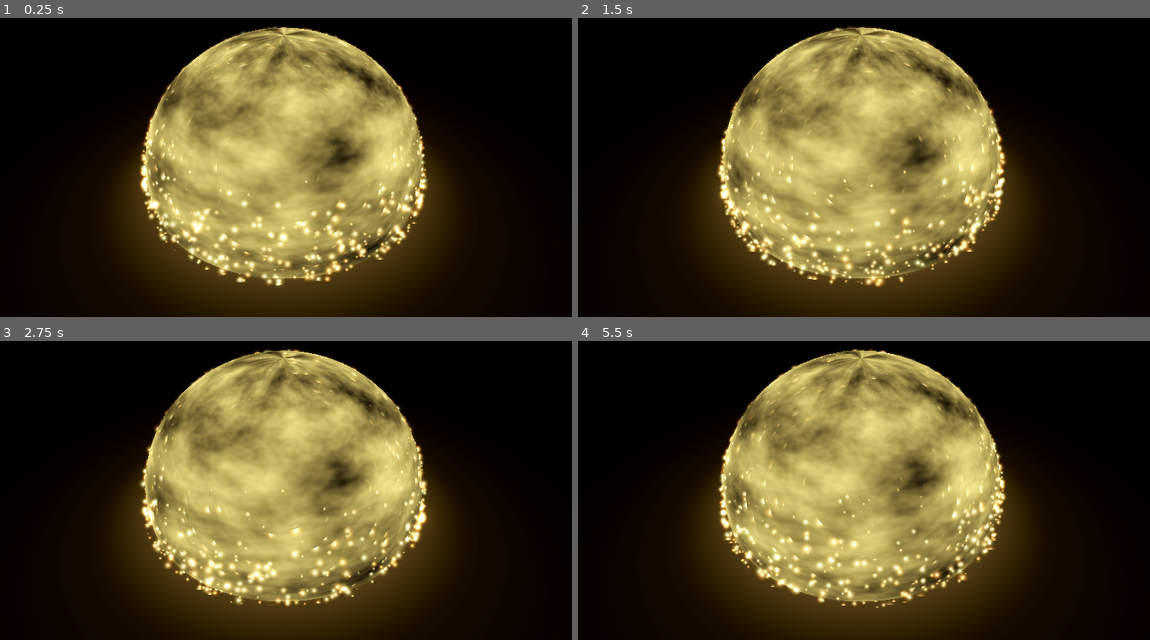
Above: before the commit, frames 1-4 (two rows, left to right).
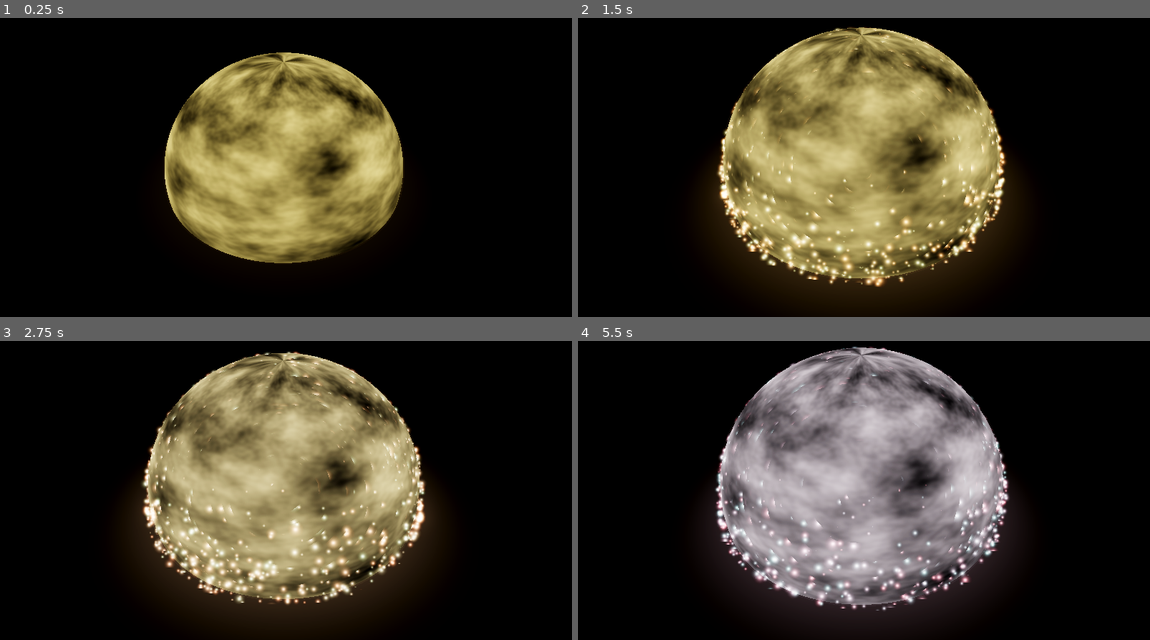
Above: after the commit, the same moments.

Repository: Calinou/godot-vfx-shield
Game: Godot game, scene res://test.tscn
The game is run twice, just before and just after one commit, with the same random seed, the same clock (stepped at 60 frames per second) and the same inputs.
Inputs:
- Up to frame 1 (0.25 s): no input
- Up to frame 2 (1.5 s): no input
- Up to frame 3 (2.75 s): no input
- Up to frame 4 (5.5 s): no input

The runs differ from the first frame. In frame 1, 38% of the frame differs, in the area x 17-82%, y 2-100%; in frame 2, 13%; in frame 3, 28%; in frame 4, 46%, in the area x 18-81%, y 1-100%.

Commit message:
Add shield fade in/out animation

Diff:
--- /dev/null
+++ b/animation_player.gd
@@ -0,0 +1,7 @@
+extends AnimationPlayer
+
+
+func _on_animation_player_animation_finished(anim_name):
+	# Quit when the shield is done displaying.
+	# This is suited for Movie Maker mode, but also for general previewing here.
+	get_tree().quit()
--- a/test.tscn
+++ b/test.tscn
@@ -1,10 +1,12 @@
-[gd_scene load_steps=17 format=3 uid="uid://kabv827ij32l"]
+[gd_scene load_steps=23 format=3 uid="uid://kabv827ij32l"]
 
 [ext_resource type="Texture2D" uid="uid://dobvyqdrh34ay" path="res://addons/Godot-particle-and-vfx-textures/materials/rendered_particles/0002.png" id="1_8pxyj"]
+[ext_resource type="Script" path="res://animation_player.gd" id="2_ajb06"]
 
 [sub_resource type="Environment" id="Environment_cp3fw"]
 background_mode = 1
-tonemap_mode = 2
+tonemap_mode = 3
+tonemap_white = 6.0
 glow_enabled = true
 glow_levels/1 = 1.0
 glow_levels/2 = 1.0
@@ -96,6 +98,196 @@
 section_rings = 8
 curve = SubResource("Curve_eeuce")
 
+[sub_resource type="Gradient" id="Gradient_tadk4"]
+colors = PackedColorArray(0, 0, 0, 1, 0, 0, 0, 0)
+
+[sub_resource type="GradientTexture2D" id="GradientTexture2D_kmspb"]
+gradient = SubResource("Gradient_tadk4")
+fill = 1
+fill_from = Vector2(0.5, 0.5)
+fill_to = Vector2(0.5, 0.02)
+
+[sub_resource type="Animation" id="Animation_dxsoc"]
+length = 0.001
+tracks/0/type = "value"
+tracks/0/imported = false
+tracks/0/enabled = true
+tracks/0/path = NodePath("ShieldSphere:scale")
+tracks/0/interp = 1
+tracks/0/loop_wrap = true
+tracks/0/keys = {
+"times": PackedFloat32Array(0),
+"transitions": PackedFloat32Array(1),
+"update": 0,
+"values": [Vector3(0, 0, 0)]
+}
+tracks/1/type = "value"
+tracks/1/imported = false
+tracks/1/enabled = true
+tracks/1/path = NodePath("ShieldSphere:position")
+tracks/1/interp = 1
+tracks/1/loop_wrap = true
+tracks/1/keys = {
+"times": PackedFloat32Array(0),
+"transitions": PackedFloat32Array(1),
+"update": 0,
+"values": [Vector3(0, -2, 0)]
+}
+tracks/2/type = "value"
+tracks/2/imported = false
+tracks/2/enabled = true
+tracks/2/path = NodePath("ShieldSphere:material_override:next_pass:albedo_color")
+tracks/2/interp = 1
+tracks/2/loop_wrap = true
+tracks/2/keys = {
+"times": PackedFloat32Array(0),
+"transitions": PackedFloat32Array(1),
+"update": 0,
+"values": [Color(1, 0.780392, 0.478431, 0.0392157)]
+}
+tracks/3/type = "value"
+tracks/3/imported = false
+tracks/3/enabled = true
+tracks/3/path = NodePath("ShieldSphere:material_override:albedo_color")
+tracks/3/interp = 1
+tracks/3/loop_wrap = true
+tracks/3/keys = {
+"times": PackedFloat32Array(0),
+"transitions": PackedFloat32Array(1),
+"update": 0,
+"values": [Color(1, 0.898039, 0.486275, 0.12549)]
+}
+tracks/4/type = "value"
+tracks/4/imported = false
+tracks/4/enabled = true
+tracks/4/path = NodePath("ShieldSphere/GPUParticles3D:process_material:color")
+tracks/4/interp = 1
+tracks/4/loop_wrap = true
+tracks/4/keys = {
+"times": PackedFloat32Array(0),
+"transitions": PackedFloat32Array(1),
+"update": 0,
+"values": [Color(1.5, 1.2, 0.8, 1)]
+}
+tracks/5/type = "value"
+tracks/5/imported = false
+tracks/5/enabled = true
+tracks/5/path = NodePath("OmniLight3D:light_color")
+tracks/5/interp = 1
+tracks/5/loop_wrap = true
+tracks/5/keys = {
+"times": PackedFloat32Array(0),
+"transitions": PackedFloat32Array(1),
+"update": 0,
+"values": [Color(1, 0.819608, 0.47451, 1)]
+}
+tracks/6/type = "value"
+tracks/6/imported = false
+tracks/6/enabled = true
+tracks/6/path = NodePath("OmniLight3DFakeIndirect:light_color")
+tracks/6/interp = 1
+tracks/6/loop_wrap = true
+tracks/6/keys = {
+"times": PackedFloat32Array(0),
+"transitions": PackedFloat32Array(1),
+"update": 0,
+"values": [Color(1, 0.764706, 0, 1)]
+}
+
+[sub_resource type="Animation" id="Animation_6v88l"]
+resource_name = "shield"
+length = 12.0
+tracks/0/type = "value"
+tracks/0/imported = false
+tracks/0/enabled = true
+tracks/0/path = NodePath("ShieldSphere:scale")
+tracks/0/interp = 1
+tracks/0/loop_wrap = true
+tracks/0/keys = {
+"times": PackedFloat32Array(0, 2, 3.1, 5.6, 8, 10),
+"transitions": PackedFloat32Array(0.0603711, -2, -2, -2, -2, 0.5),
+"update": 0,
+"values": [Vector3(0.01, 0.01, 0.01), Vector3(1, 1, 1), Vector3(0.98, 0.98, 0.98), Vector3(1.02, 1.02, 1.02), Vector3(1, 1, 1), Vector3(0.8, 0.8, 0.8)]
+}
+tracks/1/type = "value"
+tracks/1/imported = false
+tracks/1/enabled = true
+tracks/1/path = NodePath("ShieldSphere:position")
+tracks/1/interp = 1
+tracks/1/loop_wrap = true
+tracks/1/keys = {
+"times": PackedFloat32Array(0, 2, 8, 10),
+"transitions": PackedFloat32Array(0.0603712, -2, -2, 0.5),
+"update": 0,
+"values": [Vector3(0, -2, 0), Vector3(0, 1, 0), Vector3(0, 1, 0), Vector3(0, -2, 0)]
+}
+tracks/2/type = "value"
+tracks/2/imported = false
+tracks/2/enabled = true
+tracks/2/path = NodePath("ShieldSphere:material_override:next_pass:albedo_color")
+tracks/2/interp = 1
+tracks/2/loop_wrap = true
+tracks/2/keys = {
+"times": PackedFloat32Array(0, 8, 10),
+"transitions": PackedFloat32Array(-2, -2, -2),
+"update": 0,
+"values": [Color(1, 0.780392, 0.478431, 0.0392157), Color(0.85098, 0.85098, 1, 0.0392157), Color(0.85, 0.85, 1, 0)]
+}
+tracks/3/type = "value"
+tracks/3/imported = false
+tracks/3/enabled = true
+tracks/3/path = NodePath("ShieldSphere:material_override:albedo_color")
+tracks/3/interp = 1
+tracks/3/loop_wrap = true
+tracks/3/keys = {
+"times": PackedFloat32Array(0, 8, 10),
+"transitions": PackedFloat32Array(-2, -2, -2),
+"update": 0,
+"values": [Color(1, 0.898039, 0.486275, 0.12549), Color(0.901961, 0.85098, 1, 0.12549), Color(0.9025, 0.85, 1, 0)]
+}
+tracks/4/type = "value"
+tracks/4/imported = false
+tracks/4/enabled = true
+tracks/4/path = NodePath("ShieldSphere/GPUParticles3D:process_material:color")
+tracks/4/interp = 1
+tracks/4/loop_wrap = true
+tracks/4/keys = {
+"times": PackedFloat32Array(0, 1.1, 8, 10),
+"transitions": PackedFloat32Array(-2, 1, -2, -2),
+"update": 0,
+"values": [Color(1.50196, 1.2, 0.8, 0), Color(1.5, 1.2, 0.8, 1), Color(1.19367, 1.06783, 1.5, 1), Color(0.90395, 0.690866, 1.50196, 0)]
+}
+tracks/5/type = "value"
+tracks/5/imported = false
+tracks/5/enabled = true
+tracks/5/path = NodePath("OmniLight3D:light_color")
+tracks/5/interp = 1
+tracks/5/loop_wrap = true
+tracks/5/keys = {
+"times": PackedFloat32Array(0, 0.5, 8, 10),
+"transitions": PackedFloat32Array(-2, 1, -2, -2),
+"update": 0,
+"values": [Color(0, 0, 0, 1), Color(0.983333, 0.810784, 0.540196, 1), Color(0.866667, 0.74902, 1, 1), Color(0, 0, 0, 1)]
+}
+tracks/6/type = "value"
+tracks/6/imported = false
+tracks/6/enabled = true
+tracks/6/path = NodePath("OmniLight3DFakeIndirect:light_color")
+tracks/6/interp = 1
+tracks/6/loop_wrap = true
+tracks/6/keys = {
+"times": PackedFloat32Array(0, 0.5, 8, 10),
+"transitions": PackedFloat32Array(-2, 1, -2, -2),
+"update": 0,
+"values": [Color(0, 0, 0, 1), Color(0.991667, 0.768137, 0.125, 1), Color(0.933333, 0.792157, 1, 1), Color(0, 0, 0, 1)]
+}
+
+[sub_resource type="AnimationLibrary" id="AnimationLibrary_0glpl"]
+_data = {
+"RESET": SubResource("Animation_dxsoc"),
+"shield": SubResource("Animation_6v88l")
+}
+
 [node name="Node3D" type="Node3D"]
 
 [node name="WorldEnvironment" type="WorldEnvironment" parent="."]
@@ -111,16 +303,17 @@
 mesh = SubResource("BoxMesh_6w1ad")
 
 [node name="ShieldSphere" type="MeshInstance3D" parent="."]
-transform = Transform3D(1, 0, 0, 0, 1, 0, 0, 0, 1, 0, 1, 0)
+transform = Transform3D(0, 0, 0, 0, 0, 0, 0, 0, 0, 0, -2, 0)
 material_override = SubResource("StandardMaterial3D_pegfh")
 mesh = SubResource("SphereMesh_aqdnk")
 
-[node name="GPUParticles3D" type="GPUParticles3D" parent="."]
-transform = Transform3D(1, 0, 0, 0, 1, 0, 0, 0, 1, 0, 0.5, 0)
+[node name="GPUParticles3D" type="GPUParticles3D" parent="ShieldSphere"]
+transform = Transform3D(1, 0, 0, 0, 1, 0, 0, 0, 1, 0, -0.5, 0)
 amount = 10000
 preprocess = 1.0
 fixed_fps = 60
 visibility_aabb = AABB(-5.98909, -10.6578, -6, 11.9887, 16.6489, 12)
+local_coords = false
 process_material = SubResource("ParticlesMaterial_uk5de")
 draw_pass_1 = SubResource("QuadMesh_ctlh7")
 
@@ -145,6 +338,7 @@
 radius = 10.0
 
 [node name="GPUParticlesCollisionBox3D" type="GPUParticlesCollisionBox3D" parent="."]
+transform = Transform3D(1, 0, 0, 0, 1, 0, 0, 0, 1, 0, -0.25, 0)
 extents = Vector3(64, 1, 64)
 
 [node name="Camera3D" type="Camera3D" parent="."]
@@ -154,3 +348,18 @@
 [node name="Tower" type="MeshInstance3D" parent="."]
 transform = Transform3D(1, 0, 0, 0, 1, 0, 0, 0, 1, 0, 1.7, 0)
 mesh = SubResource("TubeTrailMesh_pn4uw")
+
+[node name="BlobShadow" type="Decal" parent="Tower"]
+transform = Transform3D(1, 0, 0, 0, 1, 0, 0, 0, 1, 0, -0.7, 0)
+extents = Vector3(1.5, 1, 1.5)
+texture_albedo = SubResource("GradientTexture2D_kmspb")
+normal_fade = 0.999
+
+[node name="AnimationPlayer" type="AnimationPlayer" parent="."]
+autoplay = "shield"
+libraries = {
+"": SubResource("AnimationLibrary_0glpl")
+}
+script = ExtResource("2_ajb06")
+
+[connection signal="animation_finished" from="AnimationPlayer" to="AnimationPlayer" method="_on_animation_player_animation_finished"]
Not shown, changed: addons/Godot-particle-and-vfx-textures/materials/rendered_particles/0002.png.import
